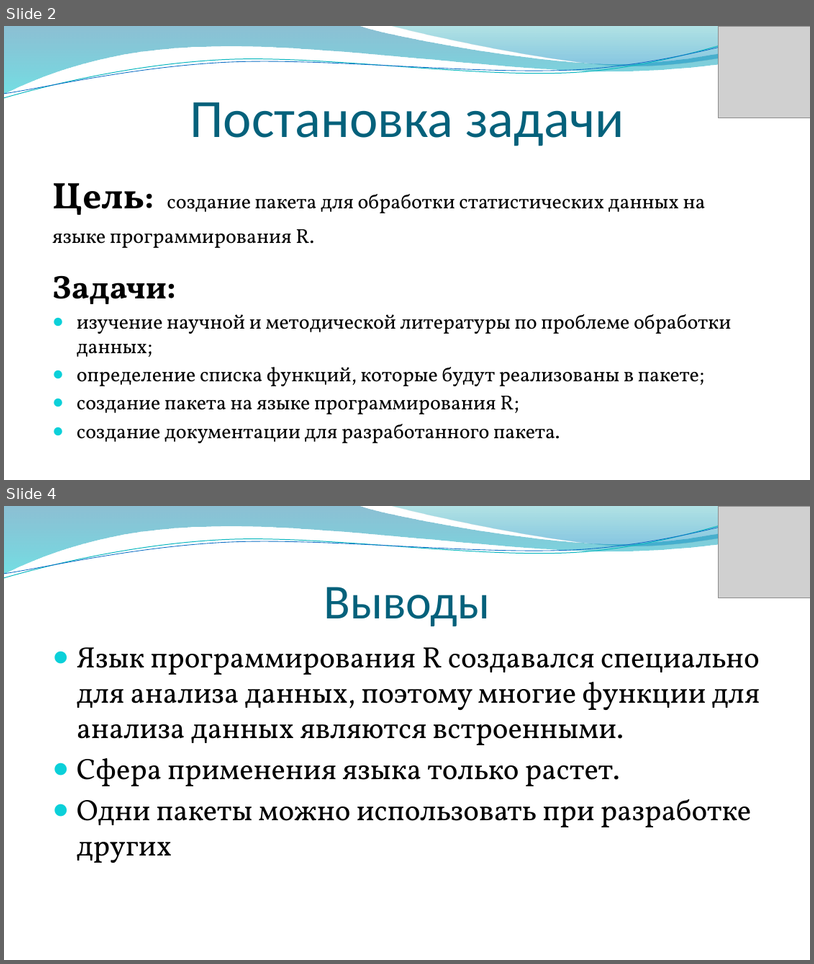
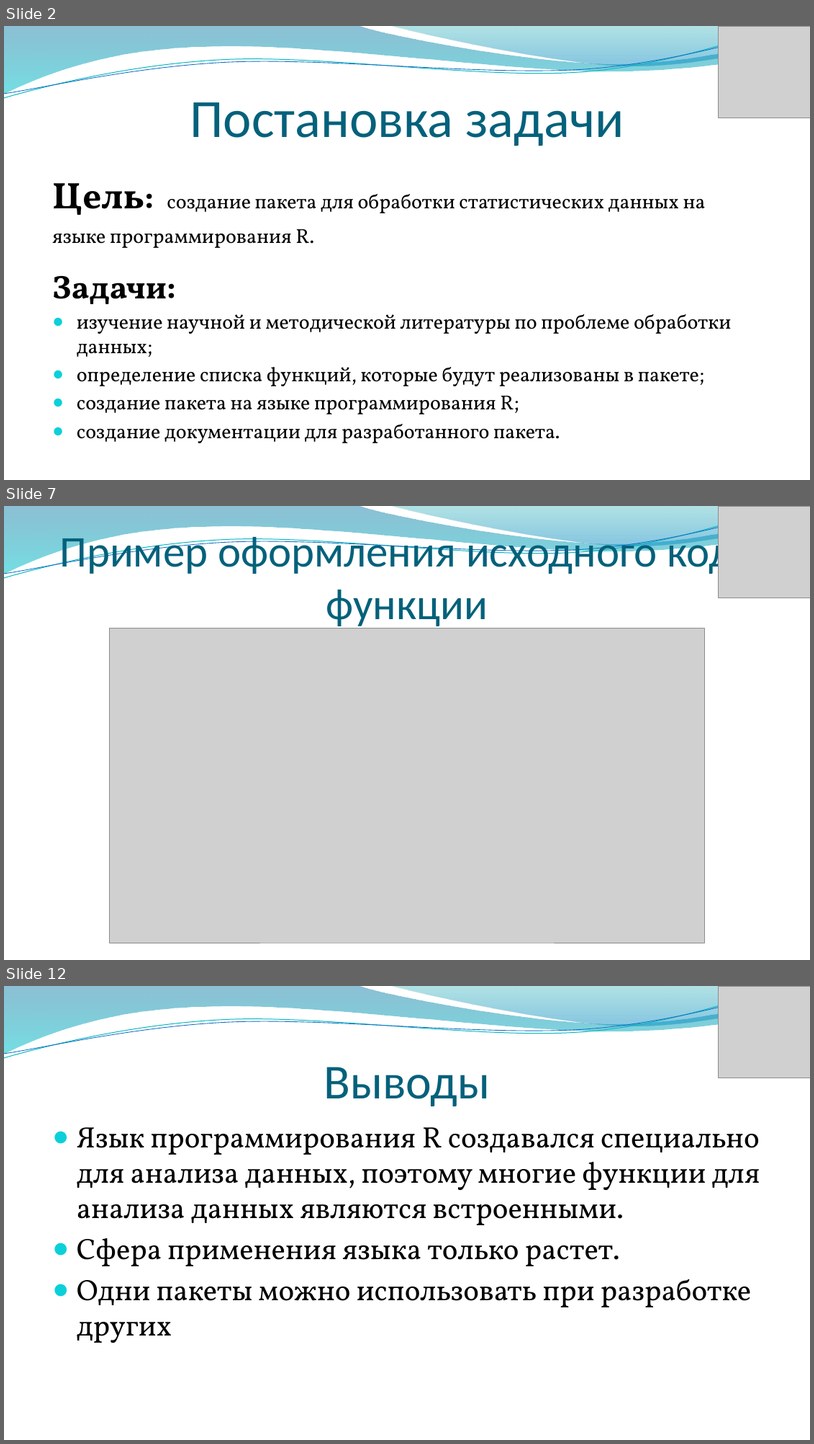
Before and after one commit to Ortem-a/mypackage, a slide deck: Преза_КР.pptx. Shown one above the other, each under a label of ours: slides 2 and 4 before the commit, slides 2, 7 and 12 after it; the slides between them are not shown. The pictures are 814x964 and 814x1444 pixels, drawn with LibreOffice and Linux fonts; fonts in the diff are those of the drawing; grey boxes stand for pictures; background and template pictures are left out. Boxes give left, top, right and bottom in pixels: in the first picture for what was removed or moved away, otherwise in the second. Text is boxed around its words. In the diff, an @@ line names an element or a change of style, - is before the commit and + after.

```diff
--- a/Преза_КР.pptx
+++ b/Преза_КР.pptx
@@ slide 7 added at (4, 506, 810, 960), background picture (left out); not listed: 4 template elements that a slide beside it also shows @@
@@ picture added at (718, 506, 810, 598) @@
@@ title added at (59, 530, 754, 630), 52.2 pt, text #04617B @@
+Пример оформления исходного кода функции
@@ picture added at (109, 628, 705, 943) @@
@@ what was slide 4 is now slide 12 @@
```
Also in this commit, not shown: 1 slide changed, 8 other slides added, 1 slide removed.
